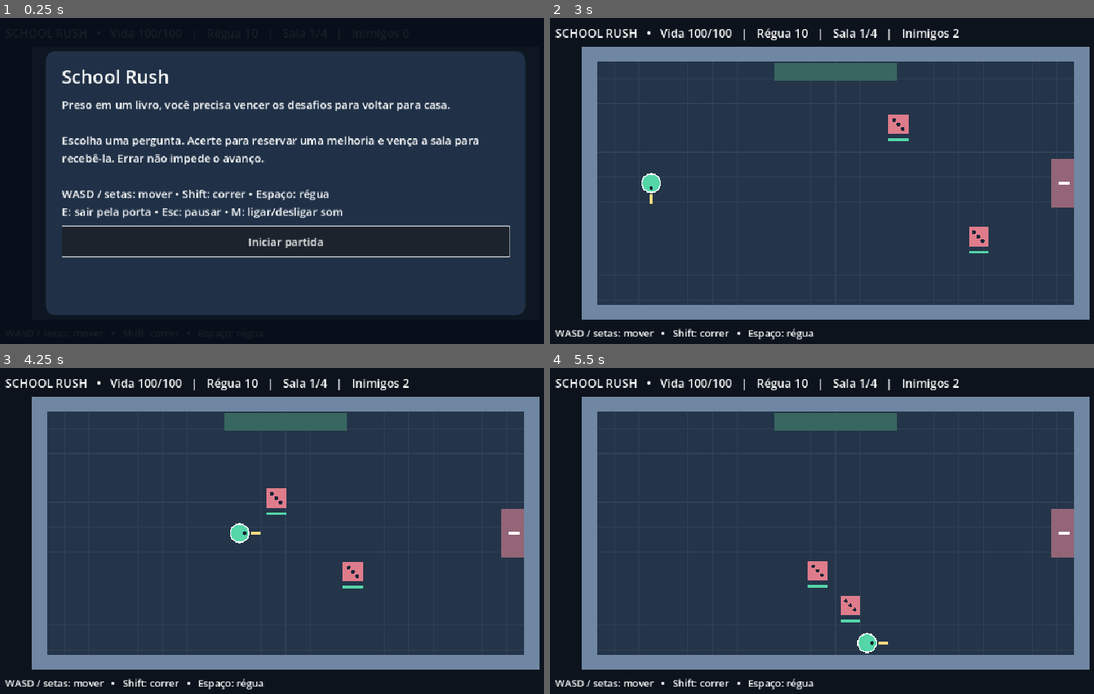
Above: before the commit, frames 1-4 (two rows, left to right).
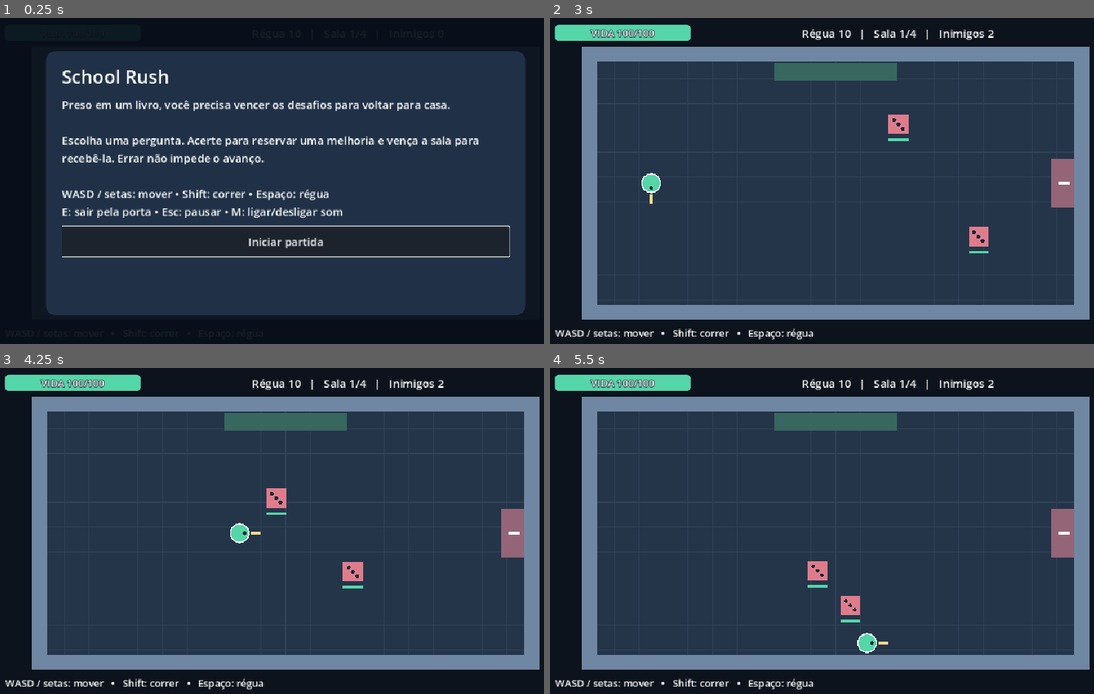
Above: after the commit, the same moments.

Repository: Igh0r/ProjectSchoolRush
Game: Godot game, scene res://main.tscn
The game is run twice, just before and just after one commit, with the same random seed, the same clock (stepped at 60 frames per second) and the same inputs.
Inputs:
- Up to frame 1 (0.25 s): no input
- Up to frame 2 (3 s): click "Iniciar partida" at 0.5 s; click "História • Qual civilização c…" at 1.25 s; click "A) Romana" at 2 s; click "Entrar no combate" at 2.75 s
- Up to frame 3 (4.25 s): hold D (move_right) from 3.53 s (still down); hold Shift (sprint) from 3.53 s (still down)
- Up to frame 4 (5.5 s): release D (move_right) at 4.28 s; release Shift (sprint) at 4.28 s; hold S (move_down) 4.28-5.03 s; tap Space (attack) at 4.35 s; tap Shift (sprint) at 4.55, 5.3 s; hold D (move_right) from 5.03 s (still down); hold E (interact) from 5.03 s (still down)

The runs differ from the first frame. In frame 2, 2.1% of the frame differs, in the area x 0-82%, y 2-8%; in frame 3, 2.1%; in frame 4, 2.1%.

Commit message:
feat: add player health bar and expandable maximum health

Diff:
--- a/project.godot
+++ b/project.godot
@@ -15,7 +15,7 @@
 [application]
 
 config/name="School Rush"
-config/version="0.1.0"
+config/version="0.1.1"
 run/main_scene="res://main.tscn"
 config/features=PackedStringArray("4.7", "GL Compatibility")
 
--- a/scripts/player/player.gd
+++ b/scripts/player/player.gd
@@ -2,12 +2,14 @@
 
 signal died
 signal hurt
-signal health_changed(value: int)
+signal health_changed(value: int, maximum: int)
 signal attacked(origin: Vector2, direction: Vector2, damage: int)
 
 @export var speed: float = 230.0
 @export var sprint_multiplier: float = 1.4
-var health: int = 100
+const BASE_MAX_HEALTH: int = 100
+var max_health: int = BASE_MAX_HEALTH
+var health: int = BASE_MAX_HEALTH
 var damage: int = 10
 var active: bool = false
 var facing := Vector2.DOWN
@@ -16,14 +18,15 @@
 var swing_time: float = 0.0
 
 func reset_run() -> void:
-	health = 100
+	max_health = BASE_MAX_HEALTH
+	health = max_health
 	damage = 10
 	facing = Vector2.DOWN
 	invulnerability = 0.0
 	attack_cooldown = 0.0
 	swing_time = 0.0
 	velocity = Vector2.ZERO
-	health_changed.emit(health)
+	health_changed.emit(health, max_health)
 	queue_redraw()
 
 func _physics_process(delta: float) -> void:
@@ -50,11 +53,11 @@
 	queue_redraw()
 
 func take_damage(amount: int) -> void:
-	if not active or health <= 0 or invulnerability > 0.0:
+	if not active or health <= 0 or invulnerability > 0.0 or amount <= 0:
 		return
 	health = maxi(0, health - amount)
 	invulnerability = 0.7
-	health_changed.emit(health)
+	health_changed.emit(health, max_health)
 	queue_redraw()
 	hurt.emit()
 	if health == 0:
@@ -62,8 +65,16 @@
 		died.emit()
 
 func heal(amount: int) -> void:
-	health = mini(100, health + amount)
-	health_changed.emit(health)
+	if amount <= 0 or health <= 0:
+		return
+	health = mini(max_health, health + amount)
+	health_changed.emit(health, max_health)
+
+func increase_max_health(amount: int) -> void:
+	if amount <= 0 or health <= 0:
+		return
+	max_health += amount
+	health_changed.emit(health, max_health)
 
 func _draw() -> void:
 	draw_circle(Vector2.ZERO, 15.0, Color.WHITE if invulnerability > 0.0 else Color("54d6a8"))
--- a/scripts/systems/main.gd
+++ b/scripts/systems/main.gd
@@ -36,7 +36,7 @@
 	player.attacked.connect(func(_origin: Vector2, _direction: Vector2, _damage: int): sounds.play_cue("attack"))
 	player.hurt.connect(func(): sounds.play_cue("hurt"))
 	player.died.connect(_on_player_died)
-	player.health_changed.connect(func(_value: int): _update_hud())
+	player.health_changed.connect(func(_value: int, _maximum: int): _update_hud())
 	room.cleared.connect(_on_room_cleared)
 	ui = UI_SCRIPT.new()
 	add_child(ui)
@@ -76,6 +76,7 @@
 	last_reward = ""
 	room.clear_enemies()
 	player.active = false
+	ui.reset_health_feedback()
 	player.reset_run()
 	questions.reset()
 	_prepare_question()
@@ -152,7 +153,7 @@
 	if room_index == 3:
 		state = State.VICTORY
 		player.active = false
-		ui.show_panel("Você voltou para casa!", "Napoleão foi derrotado e o livro se abriu.\nVocê concluiu as quatro salas de School Rush.\n\nVida restante: %d/100 • Dano da régua: %d" % [player.health, player.damage], [{"text": "Nova  …(73 unchanged characters)…
+		ui.show_panel("Você voltou para casa!", "Napoleão foi derrotado e o livro se abriu.\nVocê concluiu as quatro salas de School Rush.\n\nVida restante: %d/%d • Dano da régua: %d" % [player.health, player.max_health, player.damage], [{"text": "Nova  …(73 unchanged characters)…
 		_update_hud()
 		return
 	state = State.CLEARED
@@ -200,4 +201,4 @@
 		message = "NAPOLEÃO   •   Desvie da linha amarela e ataque na recuperação   •   Esc: pausa"
 	elif state == State.CLEARED:
 		message = "%s Vá à porta verde e pressione E." % last_reward
-	ui.update_hud(player.health, player.damage, room_index + 1, room.enemies.size(), message)
+	ui.update_hud(player.health, player.max_health, player.damage, room_index + 1, room.enemies.size(), message)
--- a/scripts/systems/question_manager.gd
+++ b/scripts/systems/question_manager.gd
@@ -60,4 +60,4 @@
 	return reward
 
 func reward_description(subject: String) -> String:
-	return "+2 de dano da régua" if subject == "Matemática" else "+20 de vida (máximo 100)"
+	return "+2 de dano da régua" if subject == "Matemática" else "+20 de vida (até a vida máxima)"
--- a/scripts/ui/game_ui.gd
+++ b/scripts/ui/game_ui.gd
@@ -5,15 +5,24 @@
 var overlay: ColorRect
 var content: VBoxContainer
 var scroll: ScrollContainer
+var health_bar: ProgressBar
+var health_label: Label
+var health_notice: Label
+var health_status: Label
+var health_fill: StyleBoxFlat
+var last_health: int = -1
+var last_max_health: int = -1
+var notice_time: float = 0.0
 
 func _ready() -> void:
 	var root := Control.new()
 	root.set_anchors_and_offsets_preset(Control.PRESET_FULL_RECT)
 	root.mouse_filter = Control.MOUSE_FILTER_IGNORE
 	add_child(root)
+	_create_health_display(root)
 	header = Label.new()
-	header.position = Vector2(24, 12)
-	header.add_theme_font_size_override("font_size", 19)
+	header.position = Vector2(425, 13)
+	header.add_theme_font_size_override("font_size", 18)
 	root.add_child(header)
 	footer = Label.new()
 	root.add_child(footer)
@@ -48,8 +57,80 @@
 	content.add_theme_constant_override("separation", 12)
 	scroll.add_child(content)
 
-func update_hud(health: int, damage: int, room_number: int, enemies: int, message: String) -> void:
-	header.text = "SCHOOL RUSH   •   Vida %d/100   |   Régua %d   |   Sala %d/4   |   Inimigos %d" % [health, damage, room_number, enemies]
+func _create_health_display(root: Control) -> void:
+	health_bar = ProgressBar.new()
+	health_bar.position = Vector2(24, 12)
+	health_bar.size = Vector2(220, 26)
+	health_bar.show_percentage = false
+	health_bar.mouse_filter = Control.MOUSE_FILTER_IGNORE
+	var background := StyleBoxFlat.new()
+	background.bg_color = Color("24354a")
+	background.set_corner_radius_all(6)
+	background.set_border_width_all(1)
+	background.border_color = Color("7087a3")
+	health_bar.add_theme_stylebox_override("background", background)
+	health_fill = StyleBoxFlat.new()
+	health_fill.bg_color = Color("54d6a8")
+	health_fill.set_corner_radius_all(6)
+	health_bar.add_theme_stylebox_override("fill", health_fill)
+	root.add_child(health_bar)
+	health_label = Label.new()
+	health_bar.add_child(health_label)
+	health_label.set_anchors_and_offsets_preset(Control.PRESET_FULL_RECT)
+	health_label.horizontal_alignment = HORIZONTAL_ALIGNMENT_CENTER
+	health_label.vertical_alignment = VERTICAL_ALIGNMENT_CENTER
+	health_label.add_theme_font_size_override("font_size", 16)
+	health_label.add_theme_color_override("font_outline_color", Color("111d2a"))
+	health_label.add_theme_constant_override("outline_size", 4)
+	health_notice = Label.new()
+	health_notice.position = Vector2(260, 5)
+	health_notice.add_theme_font_size_override("font_size", 15)
+	root.add_child(health_notice)
+	health_status = Label.new()
+	health_status.position = Vector2(260, 24)
+	health_status.add_theme_font_size_override("font_size", 13)
+	health_status.add_theme_color_override("font_color", Color("ffb3bd"))
+	root.add_child(health_status)
+
+func reset_health_feedback() -> void:
+	last_health = -1
+	last_max_health = -1
+	notice_time = 0.0
+	health_notice.text = ""
+
+func _process(delta: float) -> void:
+	if get_tree().paused:
+		return
+	if notice_time > 0.0:
+		notice_time = maxf(0.0, notice_time - delta)
+		if notice_time == 0.0:
+			health_notice.text = ""
+
+func update_health(health: int, maximum: int) -> void:
+	if health == last_health and maximum == last_max_health:
+		return
+	health_bar.max_value = maximum
+	health_bar.value = health
+	health_label.text = "VIDA %d/%d" % [health, maximum]
+	var low_health := health > 0 and float(health) / maximum <= 0.25
+	health_status.text = "SEM VIDA" if health == 0 else ("VIDA BAIXA" if low_health else "")
+	health_fill.bg_color = Color("df7c8b") if low_health or health == 0 else Color("54d6a8")
+	if last_health >= 0:
+		var difference := health - last_health
+		if difference != 0:
+			health_notice.text = "%+d vida" % difference
+			health_notice.add_theme_color_override("font_color", Color("ffb3bd") if difference < 0 else Color("54d6a8"))
+			notice_time = 1.5
+		elif maximum != last_max_health:
+			health_notice.text = "%+d vida máxima" % (maximum - last_max_health)
+			health_notice.add_theme_color_override("font_color", Color("ffdb80"))
+			notice_time = 1.5
+	last_health = health
+	last_max_health = maximum
+
+func update_hud(health: int, maximum: int, damage: int, room_number: int, enemies: int, message: String) -> void:
+	update_health(health, maximum)
+	header.text = "Régua %d   |   Sala %d/4   |   Inimigos %d" % [damage, room_number, enemies]
 	footer.text = message
 
 func show_panel(title: String, description: String, choices: Array) -> void:
--- a/tests/capture_preview.gd
+++ b/tests/capture_preview.gd
@@ -41,6 +41,22 @@
 	root.size = Vector2i(1280, 720)
 	game.start_run()
 	await save_preview("10-resized")
+	root.size = Vector2i(960, 540)
+	game.choose_question(0)
+	game.answer_question(0)
+	game.begin_combat()
+	game.room.set_combat(false)
+	game.player.take_damage(10)
+	await save_preview("11-health-damage")
+	game.player.invulnerability = 0.0
+	game.player.take_damage(65)
+	await save_preview("12-health-low")
+	game.player.increase_max_health(20)
+	await save_preview("13-health-maximum")
+	game.player.heal(20)
+	await save_preview("14-health-heal")
+	root.size = Vector2i(1280, 720)
+	await save_preview("15-health-resized")
 	game.queue_free()
 	await process_frame
 	await create_timer(0.1).timeout
--- /dev/null
+++ b/tests/test_health.gd
@@ -0,0 +1,62 @@
+extends SceneTree
+
+var failures: int = 0
+
+func _initialize() -> void:
+	call_deferred("run_tests")
+
+func check(condition: bool, message: String) -> void:
+	if not condition:
+		failures += 1
+		push_error(message)
+
+func run_tests() -> void:
+	var game = load("res://main.tscn").instantiate()
+	root.add_child(game)
+	game.start_run()
+	game.choose_question(0)
+	game.answer_question(0)
+	game.begin_combat()
+	check(game.ui.health_bar.value == 100 and game.ui.health_bar.max_value == 100, "Barra inicial deve estar cheia")
+	check(game.ui.health_notice.text.is_empty(), "Início não deve mostrar uma cura")
+	game.player.take_damage(75)
+	check(game.ui.health_bar.value == 25 and game.ui.health_label.text == "VIDA 25/100", "Dano deve atualizar barra e número pelo sinal")
+	check(game.ui.health_notice.text == "-75 vida" and game.ui.health_status.text == "VIDA BAIXA", "Dano e vida baixa precisam de indicação textual")
+	game.player.heal(1)
+	check(game.ui.health_status.text.is_empty(), "Acima de 25% deve retirar aviso")
+	game.player.increase_max_health(20)
+	check(game.player.health == 26 and game.player.max_health == 120, "Aumentar o limite não deve curar automaticamente")
+	check(game.ui.health_bar.max_value == 120 and game.ui.health_status.text == "VIDA BAIXA", "Percentual de vida baixa deve usar limite novo")
+	check(game.ui.health_notice.text == "+20 vida máxima", "Alteração do limite deve ter feedback próprio")
+	game.player.heal(20)
+	check(game.player.health == 46 and game.ui.health_notice.text == "+20 vida", "Cura deve informar aumento real")
+	check(game.ui.health_status.text.is_empty(), "Cura deve remover alerta quando sair da faixa baixa")
+	game.player.heal(1000)
+	check(game.player.health == 120 and game.ui.health_bar.value == 120, "Cura deve respeitar o limite aumentado")
+	check(game.ui.health_notice.text == "+74 vida", "Cura limitada deve informar apenas vida recuperada")
+	game.player.take_damage(-10)
+	game.player.heal(-10)
+	game.player.increase_max_health(-10)
+	check(game.player.health == 120 and game.player.max_health == 120, "Valores negativos não devem alterar atributos")
+	game.toggle_pause()
+	var saved_time: float = game.ui.notice_time
+	game.ui._process(2.0)
+	check(game.ui.notice_time == saved_time, "Aviso deve congelar durante pausa")
+	game.toggle_pause()
+	game.ui._process(2.0)
+	check(game.ui.health_notice.text.is_empty(), "Aviso temporário deve desaparecer")
+	game.player.invulnerability = 0.0
+	game.player.take_damage(1000)
+	check(game.ui.health_bar.value == 0 and game.ui.health_status.text == "SEM VIDA", "Dano letal deve esvaziar barra")
+	game.player.heal(20)
+	check(game.player.health == 0, "Cura não deve ressuscitar jogador derrotado")
+	game.start_run()
+	check(game.player.health == 100 and game.player.max_health == 100, "Reinício deve restaurar vida e limite base")
+	check(game.ui.health_bar.value == 100 and game.ui.health_bar.max_value == 100, "Reinício deve restaurar barra inteira")
+	check(game.ui.health_notice.text.is_empty() and game.ui.health_status.text.is_empty(), "Reinício deve limpar alertas sem cura falsa")
+	await process_frame # Processa os inícios de áudio agendados neste frame antes da limpeza.
+	game.queue_free()
+	await process_frame
+	await create_timer(0.1).timeout
+	print("HEALTH TESTS: %d failure(s)" % failures)
+	quit(1 if failures else 0)
Not shown, changed: export_presets.cfg
Not shown, added: tests/test_health.gd.uid
Not shown, changed: COMO_JOGAR.md
Not shown, changed: PLANO_MVP.md
Not shown, changed: tools/check.ps1
